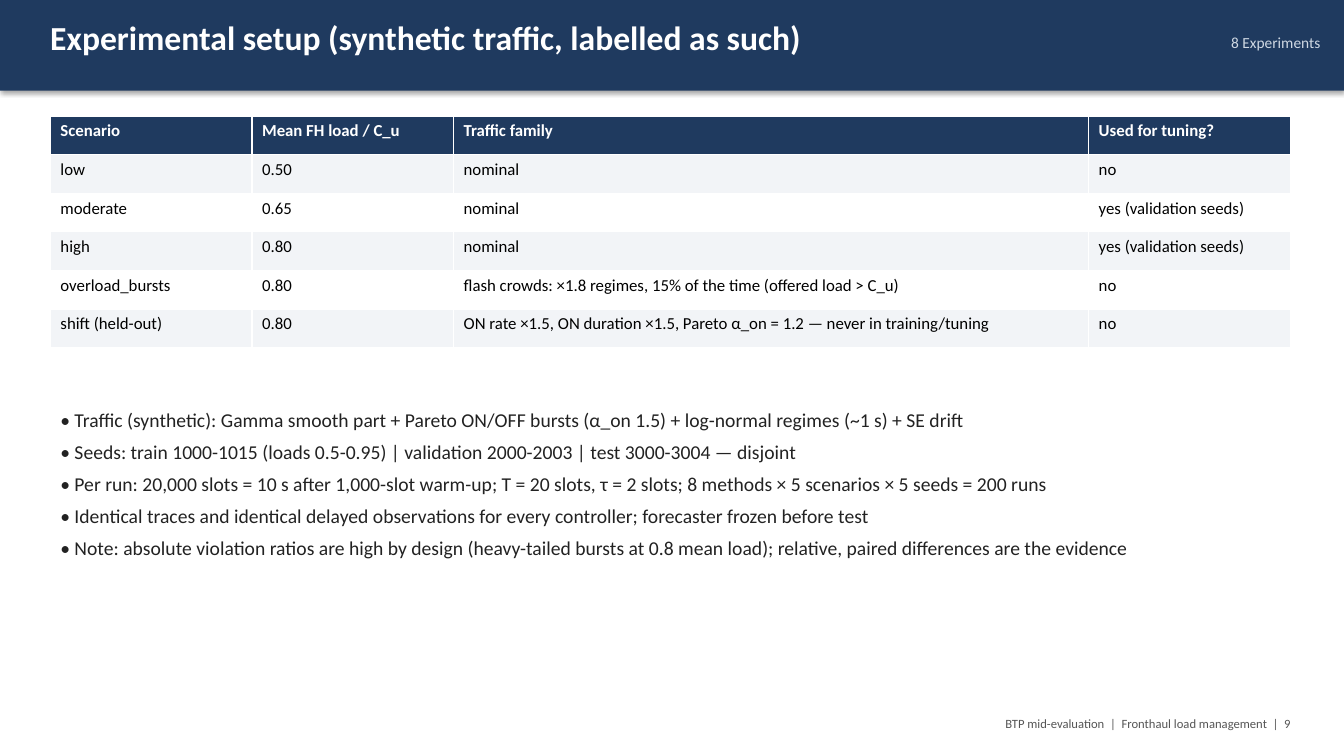
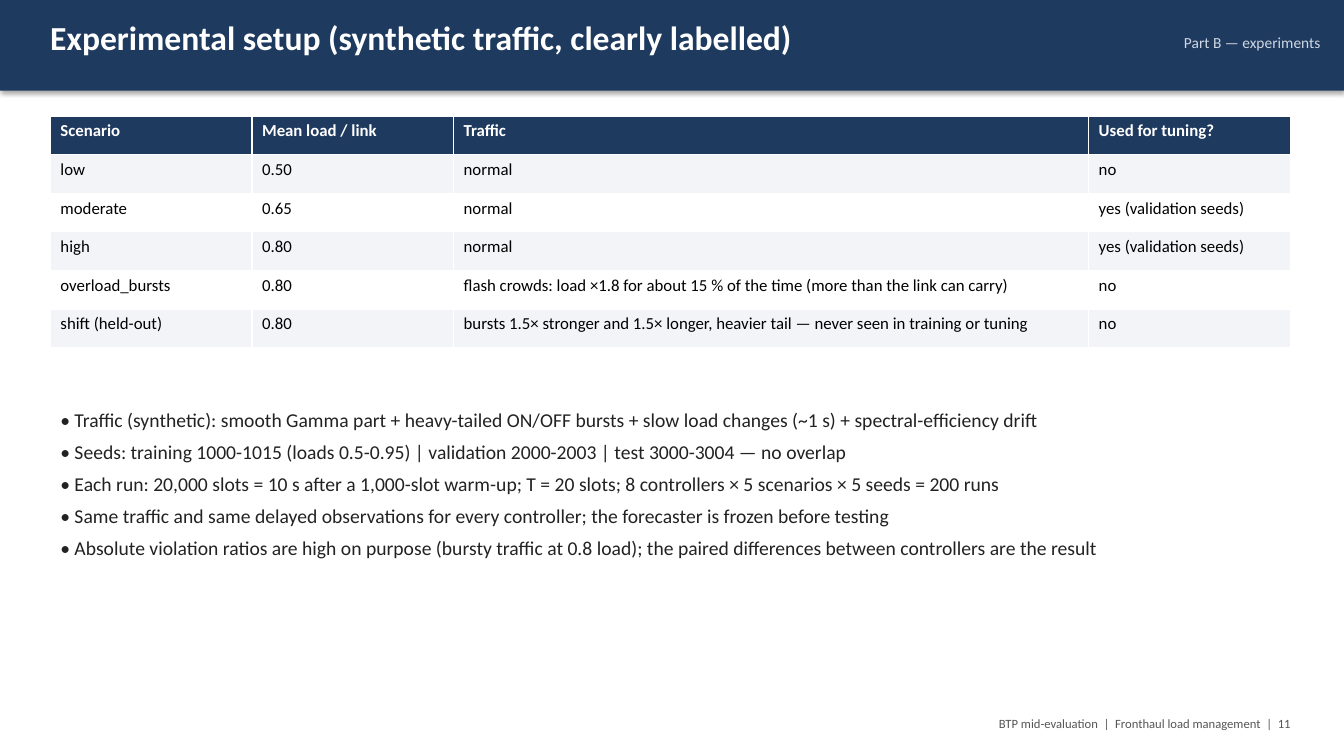
Before and after one commit to Harshvardhan-To1/BTP, a slide deck: slide 11 of docs/fhlm/BTP_midterm_fronthaul_load_management.pptx (slide 9 before the commit). Drawn at 1344x756 pixels with LibreOffice and Linux fonts; fonts in the diff are those of the drawing. Boxes give left, top, right and bottom in pixels: in the first picture for what was removed or moved away, otherwise in the second. Text is boxed around its words. In the diff, an @@ line names an element or a change of style, - is before the commit and + after.

```diff
--- a/docs/fhlm/BTP_midterm_fronthaul_load_management.pptx
+++ b/docs/fhlm/BTP_midterm_fronthaul_load_management.pptx
@@ text at (x1=50, y1=25, x2=792, y2=56): text changed @@
-Experimental setup (synthetic traffic, labelled as such)
+Experimental setup (synthetic traffic, clearly labelled)
@@ text at (x1=1184, y1=37, x2=1320, y2=51): text changed @@
-8 Experiments
+Part B — experiments
@@ table at (x1=50, y1=116, x2=1291, y2=348) @@
-row 1, column 2: Mean FH load / C_u
+row 1, column 2: Mean load / link
-row 1, column 3: Traffic family
+row 1, column 3: Traffic
-row 2, column 3: nominal
+row 2, column 3: normal
-row 3, column 3: nominal
+row 3, column 3: normal
-row 4, column 3: nominal
+row 4, column 3: normal
-row 5, column 3: flash crowds: ×1.8 regimes, 15% of the time (offered load > C_u)
+row 5, column 3: flash crowds: load ×1.8 for about 15 % of the time (more than the link can carry)
-row 6, column 3: ON rate ×1.5, ON duration ×1.5, Pareto α_on = 1.2 — never in training/tuning
+row 6, column 3: bursts 1.5× stronger and 1.5× longer, heavier tail — never seen in training or tuning
@@ text at (x1=74, y1=413, x2=1096, y2=559): text changed @@
-• Traffic (synthetic): Gamma smooth part + Pareto ON/OFF bursts (α_on 1.5) + log-normal regimes (~1 s) + SE drift
-• Seeds: train 1000-1015 (loads 0.5-0.95) | validation 2000-2003 | test 3000-3004 — disjoint
-• Per run: 20,000 slots = 10 s after 1,000-slot warm-up; T = 20 slots, τ = 2 slots; 8 methods × 5 scenarios × 5 seeds = 200 runs
-• Identical traces and identical delayed observations for every controller; forecaster frozen before test
-• Note: absolute violation ratios are high by design (heavy-tailed bursts at 0.8 mean load); relative, paired differences are the evidence
+• Traffic (synthetic): smooth Gamma part + heavy-tailed ON/OFF bursts + slow load changes (~1 s) + spectral-efficiency drift
+• Seeds: training 1000-1015 (loads 0.5-0.95) | validation 2000-2003 | test 3000-3004 — no overlap
+• Each run: 20,000 slots = 10 s after a 1,000-slot warm-up; T = 20 slots; 8 controllers × 5 scenarios × 5 seeds = 200 runs
+• Same traffic and same delayed observations for every controller; the forecaster is frozen before testing
+• Absolute violation ratios are high on purpose (bursty traffic at 0.8 load); the paired differences between controllers are the result
@@ text at (x1=999, y1=719, x2=1291, y2=730): text changed @@
-BTP mid-evaluation | Fronthaul load management | 9
+BTP mid-evaluation | Fronthaul load management | 11
```
Also in this commit, not shown: 19 other slides changed, 4 slides added, 7 other files.
